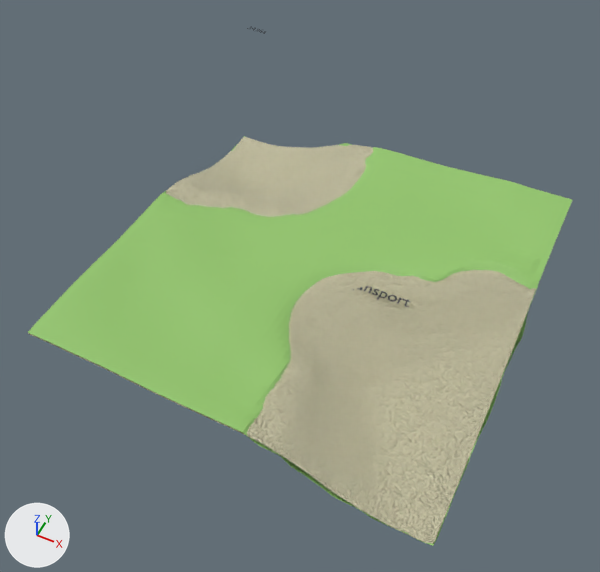
One commit to the Blender file blender/cards/3436a.blend: the scene before it, then after it.
Before and after are seen from a 50 mm lens placed at (12.9, -28.3, 33.8), pointed at (-0.1, -2.1, 1.2). The lights are fixed; the arrows at lower left show +X, +Y and +Z. Text is drawn in Blender's own font.

The older version as bpy lines, for what is in view:
```python
me_plane_001 = bpy.data.meshes.new('Plane.001')
me_plane_001.from_pydata(...)  # 4489 vertices, 4356 faces; spans x -1.0..1.0, y -1.0..1.0, z -0.18..0.09
me_plane_001.materials.append(mat_sand_material)
me_plane_006 = bpy.data.meshes.new('Plane.006')
me_plane_006.from_pydata(...)  # 4489 vertices, 4356 faces; spans x -1.0..1.02, y -1.01..1.0, z -0.23..0.09
me_plane_006.materials.append(mat_grass_material)  # green #94c76d
ob_grass = bpy.data.objects.new('Grass', me_plane_006)
ob_grass.location = (0.0, 0.0, 0.1)
ob_grass.scale = (11.0, 11.0, 11.0)
ob_sand = bpy.data.objects.new('Sand', me_plane_001)
ob_sand.location = (0.0, 0.0, 0.0)
ob_sand.scale = (11.0, 11.0, 11.0)
```
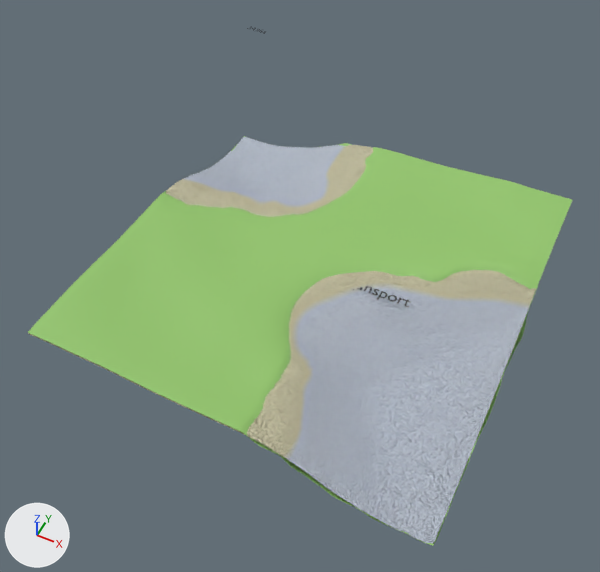
The change, as a list of edits to the scene's bpy script:
```text
Add mat_terrain_material:
    mat_terrain_material = bpy.data.materials.new('Terrain Material')
    # nodes: BsdfPrincipled, Bump, MapRange, Mapping, OutputMaterial, SeparateXYZ, TexCoord, TexNoise, ValToRGB
    # colours: blue #306895, white #dde6f3, beige #e7e2be
Change me_plane_001:
    where me_plane_001.from_pydata(...)  # 4489 vertices, 4356 faces; spans x -1.0..1.0, y -1.0..1.0, z -0.18..0.09
    remove me_plane_001.materials.append(mat_sand_material)
    add me_plane_001.materials.append(mat_terrain_material)
```

Location of each change, (x1, y1, x2, y2) in pixels of the pictures (600 x 572 px):
'Sand', recoloured (beige to grey): (182, 137, 531, 544) in both
